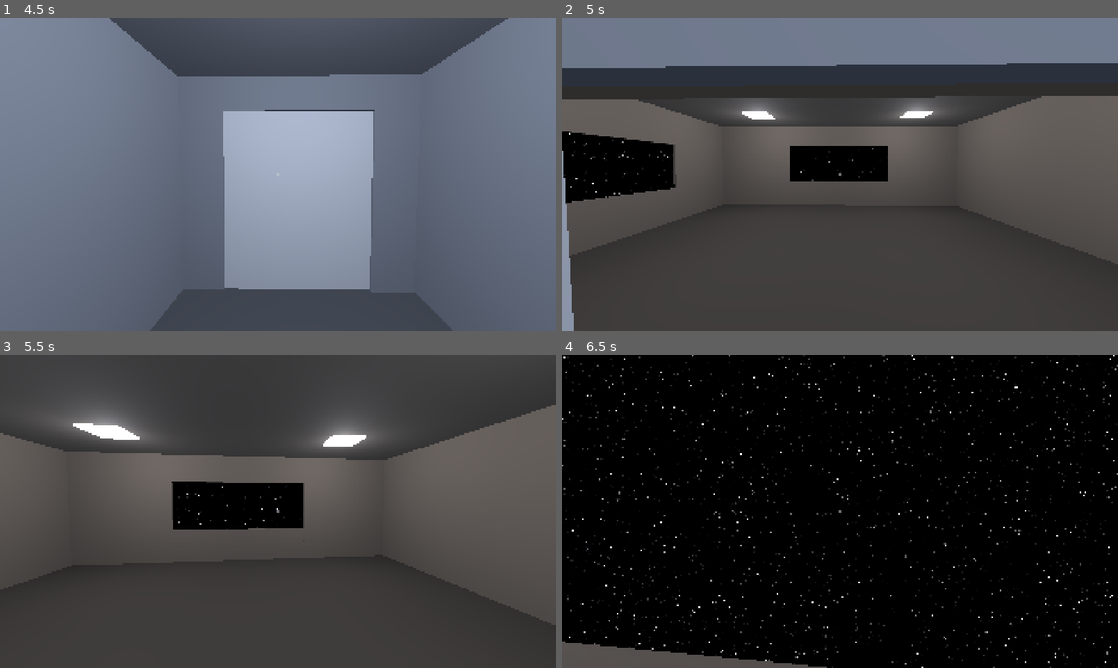
Above: before the commit, frames 1-4 (two rows, left to right).
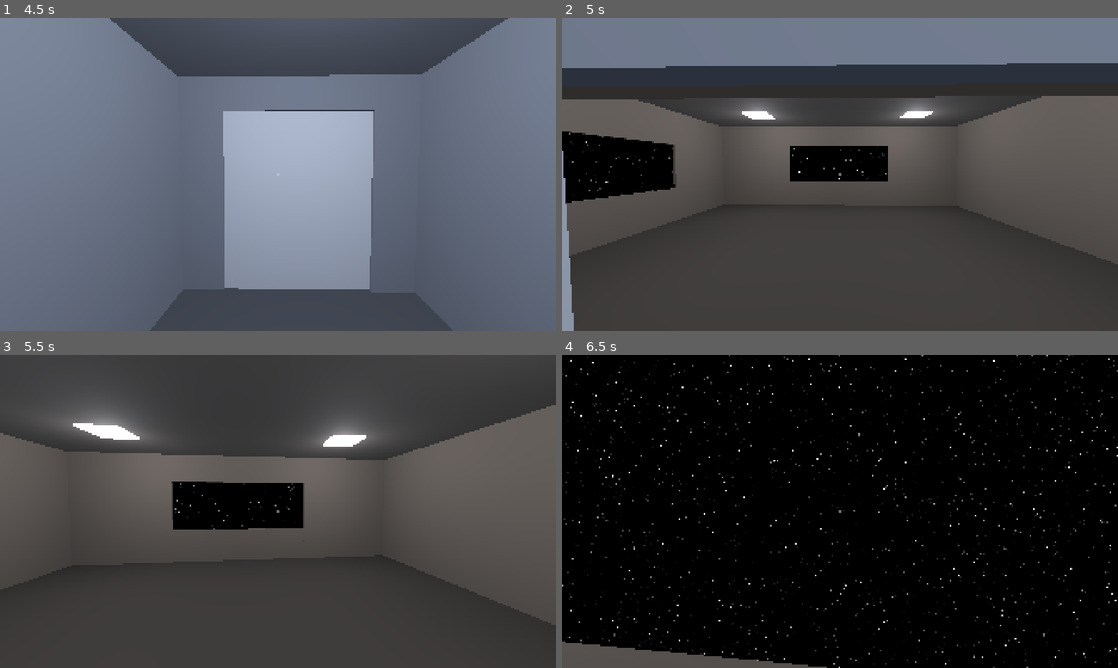
Above: after the commit, the same moments.

Repository: Joony/gmtk-game-jam-2026
Game: Godot game, scene res://scenes/intro.tscn
Two runs of this game, one before a commit and one after it. Both use one fixed random seed, a clock stepped at 60 frames per second and the inputs below.
Inputs (mouse positions are in pixels of both pictures, inside the frame that each line leads up to):
- Up to frame 1 (4.5 s): click "Skip" at 0.5 s; click "START" at 1.25 s; tap Enter at 2 s; move the mouse to (305, 174) at 2.02 s; hold E (interact) 2.03-2.78 s; hold W (forward) from 2.03 s (still down); tap Space (jump) at 2.27, 3.02 s; move the mouse to (250, 174) at 2.77 s; click (250, 174) at 2.85 s; move the mouse to (289, 168) at 3.52 s; hold E (interact) 3.53-4.28 s; move the mouse to (272, 180) at 4.27 s; click (272, 180) at 4.35 s
- Up to frame 2 (5 s): keep holding W (forward); tap Space (jump) at 4.52 s
- Up to frame 3 (5.5 s): keep holding W (forward); move the mouse to (316, 514) at 5.02 s; hold E (interact) from 5.03 s (still down); tap Space (jump) at 5.27 s
- Up to frame 4 (6.5 s): keep holding W (forward); move the mouse to (795, 508) at 5.77 s; release E (interact) at 5.78 s; click (795, 508) at 5.85 s; tap Space (jump) at 6.02 s

Frame 1 is identical in both runs. In frame 2, 0.2% of the frame differs, in the area x 0-59%, y 36-58%; in frame 3, 0.1%; in frame 4, 3.4%, in the area x 0-100%, y 0-100%.

Commit message:
Starfield: remove the cross of empty sky through the window centre
Star centres are held away from cell edges so they cannot be sliced by a boundary,
but the margin was a fixed 20% of the cell. That leaves dead bands on the world-axis
planes through the eye, which project to a cross - and at the near march steps the
band spans ~69 degrees. The margin now scales with the star's angular size, leaving
a band ~0.3 degrees wide.

Co-Authored-By: Claude Fable 5 <noreply@anthropic.com>

Diff:
--- a/assets/shaders/starfield.gdshader
+++ b/assets/shaders/starfield.gdshader
@@ -60,9 +60,14 @@
 			continue;
 		}
 
-		// Star centres are held away from cell edges, so the cell containing a star is
-		// unambiguous and it cannot be sliced by a boundary.
-		vec3 star = (id + rnd * 0.6 + vec3(0.2)) * cell_size;
+		// Star centres are held away from cell edges so a star cannot be sliced by a
+		// boundary (only the cell containing the sample is tested). The margin must
+		// scale with the star's WORLD radius, which grows with distance: a fixed
+		// margin is enormous at close range — at 15m a 20% margin spans ~69 degrees of
+		// view — and carves a cross of empty sky along the world axes through the eye.
+		// Sized this way the dead band is a constant ~3x the star size, i.e. invisible.
+		float margin = clamp(star_angular_size * t / cell_size * 1.5, 0.004, 0.25);
+		vec3 star = (id + rnd * (1.0 - 2.0 * margin) + vec3(margin)) * cell_size;
 		vec3 rel = star - eye;
 		float along = dot(rel, ray);
 		if (along < 1.0) {
Not shown, changed: TODO.md
Not shown, changed: docs/features/space-windows.md
